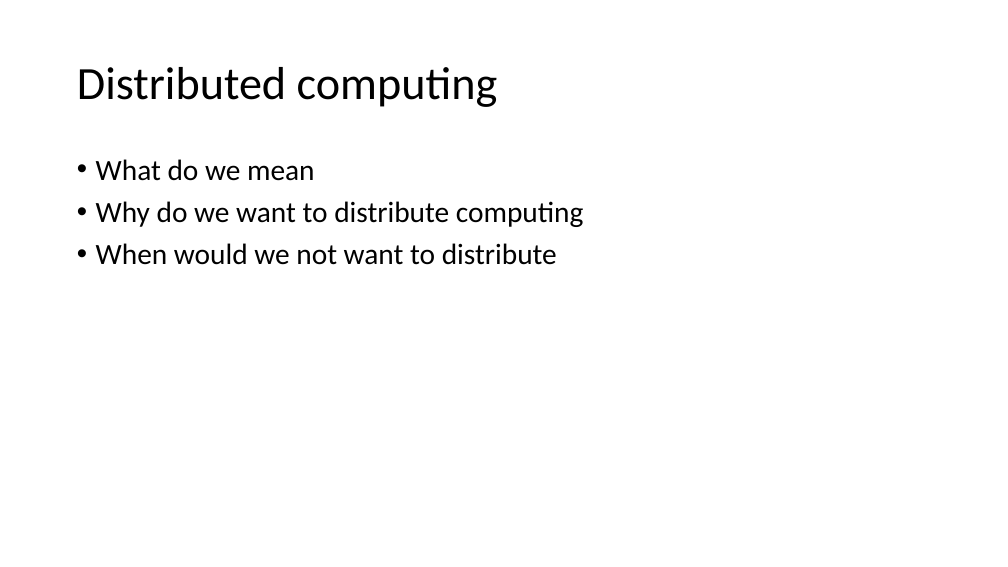
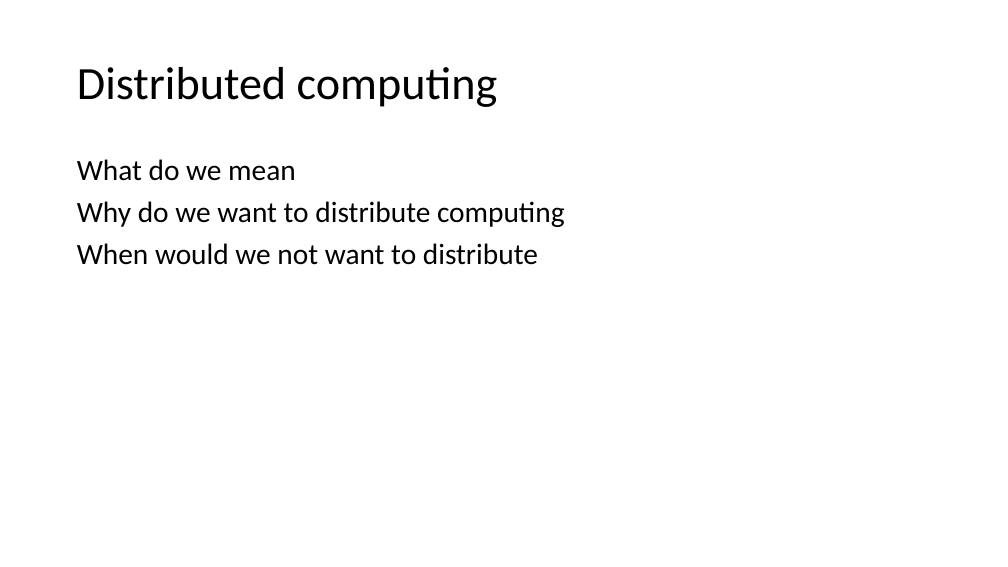
Before and after one commit to IrenaNiu/SU_CPSC_5200_20WQ, a slide deck: slide 4 of lectures/20WQ-02-13 Distributed Computing.pptx. Drawn at 1008x567 pixels with LibreOffice and Linux fonts; fonts in the diff are those of the drawing. Boxes give left, top, right and bottom in pixels: in the first picture for what was removed or moved away, otherwise in the second. Text is boxed around its words. In the diff, an @@ line names an element or a change of style, - is before the commit and + after.

```diff
--- a/lectures/20WQ-02-13 Distributed Computing.pptx
+++ b/lectures/20WQ-02-13 Distributed Computing.pptx
@@ text "What do we mean" at <box>77,159,565,265</box>: bullet • to none @@
```
Also in this commit, not shown: 5 other slides changed, 1 slide removed.
